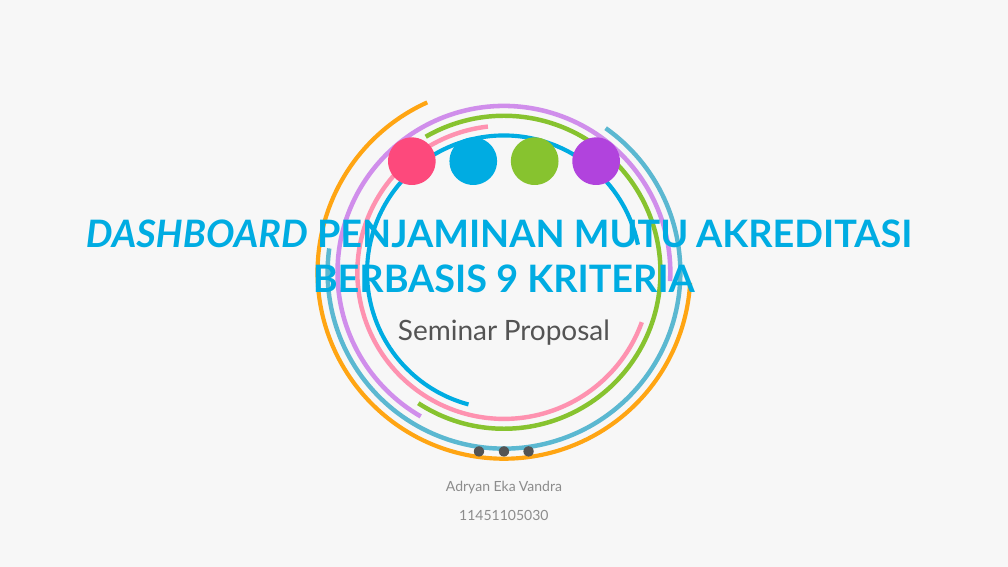
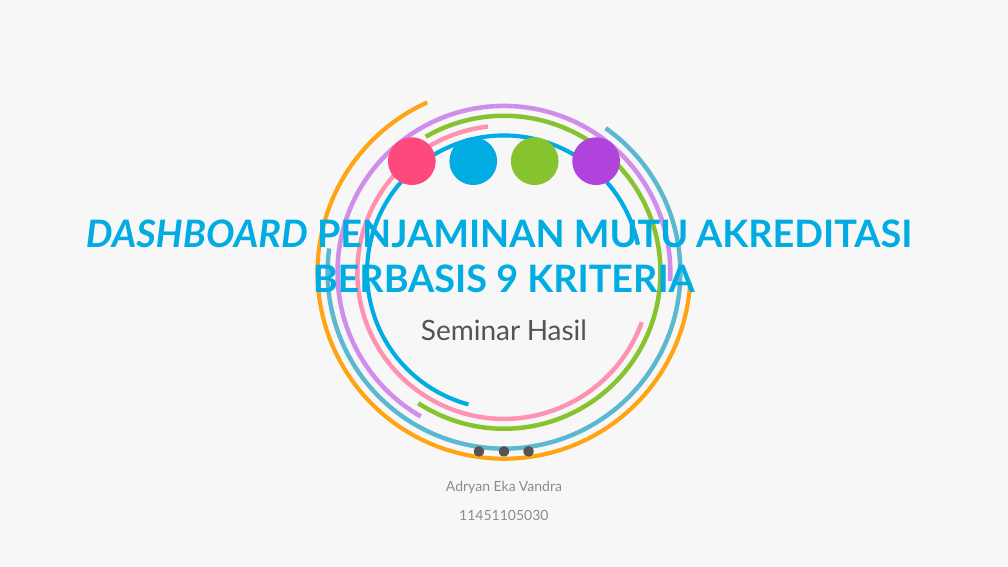
Before and after one commit to adryanev/laporan-ta, a slide deck: slide 1 of PPT SEMHAS.pptx. Drawn at 1008x567 pixels with LibreOffice and Linux fonts; fonts in the diff are those of the drawing. Boxes give left, top, right and bottom in pixels: in the first picture for what was removed or moved away, otherwise in the second. Text is boxed around its words. In the diff, an @@ line names an element or a change of style, - is before the commit and + after.

Commit message:
pra seminar

```diff
--- a/PPT SEMHAS.pptx
+++ b/PPT SEMHAS.pptx
@@ text at (421,319,587,340): text changed @@
-Seminar Proposal
+Seminar Hasil
```
Also in this commit, not shown: 2 other slides changed, 1 other file.
